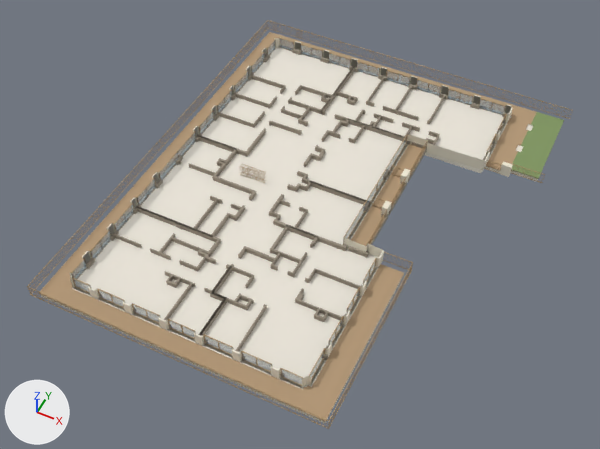
The glTF model assets/data/miasto/p5c.glb: old version first, new version second.
Both versions are drawn from a 50 mm lens placed at (18.9, -44.7, 69.4), pointed at (-1.9, -3.1, 17.4). The axes (+X, +Y, +Z) are drawn at lower left. The lights are the same throughout. The picture after the commit comes second. Vertices at exactly the same position are counted once.
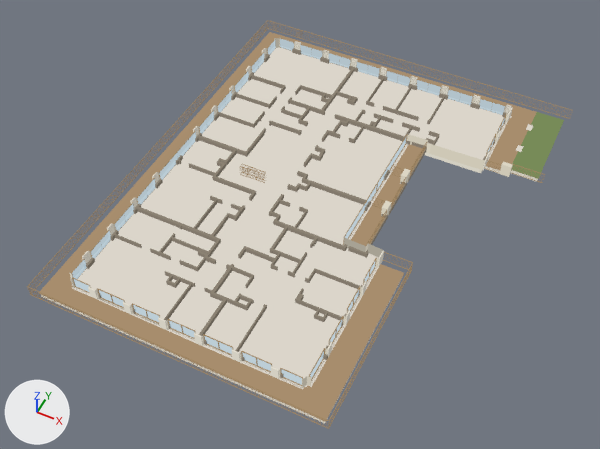
Patch to the scene script:
```diff
--- a/assets/data/miasto/p5c.glb.py
+++ b/assets/data/miasto/p5c.glb.py
@@ mat_material_0 @@
 mat_material_0 = bpy.data.materials.new('Material_0')
-# nodes: BsdfPrincipled, OutputMaterial, VertexColor
+# nodes: BsdfTransparent, Emission, LightPath, MixShader, OutputMaterial, VertexColor
@@ mat_material_1 @@
 mat_material_1 = bpy.data.materials.new('Material_1')
-# nodes: BsdfPrincipled, Math, Mix, OutputMaterial, VertexColor
-# colours: light grey #adbfcb, mixed with the vertex colours
+# nodes: BsdfTransparent, Emission, LightPath, Math, MixShader x2, OutputMaterial, VertexColor
@@ me_mesh_0 @@
 me_mesh_0.from_pydata(...)  # 13543 vertices, 18539 faces; spans x -16.5..15.0, y -19.8..18.6, z 18.2..19.7
 # used by ob_mesh_0; location = (0.0, 0.0, 0.0)
+# me_mesh_0 part 1: 18539 faces centred in x -16.5..15.0, y -19.8..18.6, z 18.2..19.7 are repainted in the vertex colours, in many colours
 me_mesh_0.materials.append(mat_material_0)
```

Location of each change, [x1, y1, x2, y2] in pixels of the pictures (600 x 449 px):
'Mesh_0', recoloured: [27, 25, 569, 429] in both
